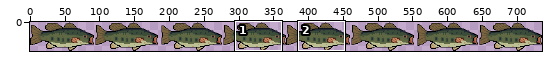
Sprite sheet -- src/main/resources/assets/player.png. The first picture is a wide view before the edit; the outline marks the close-up.
Close-up. Before the commit:
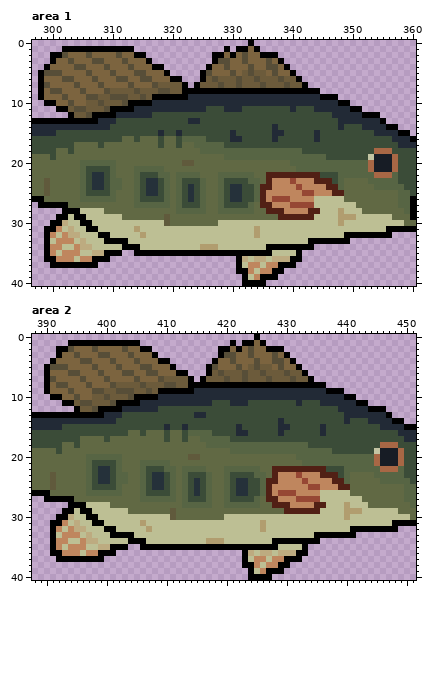
The file is 736x41 pixels. Colours within 5 levels of each other are drawn and written as one. Shown: area 1: x 297..360, y 0..40; area 2: x 388..451, y 0..40. The commit also changed other parts of the picture, which this record leaves out.
The result:
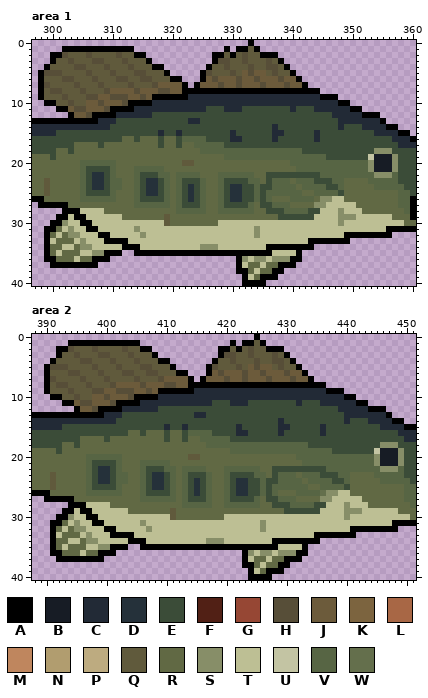
Palette (. is transparent): A #000000  B #171c25  C #222a36  D #25313a  E #3b4c38  F #512015  G #964734  H #574e38  J #6c5b3b  K #7c643f  L #a86745  M #bf865e  N #b19d6f  P #bdab80  Q #605a3c  R #616944  S #878e68  T #bdbf94  U #c3c4a3  V #576544  W #646f4c
Change:
Changed rows in their new state; - is an unchanged pixel.
Area 1:
first column x 299:
 1 ----------------------------------Q------
 2 ----QQQ-QQQQ-QQ---------------Q-Q-QQ-----
 3 --QQ-QQQ--QQQ-QQQ--------------QQ-QQQ-Q--
 4 -QQQQ--QQQ-QQQ-QQQ----------QQ-QQQ-QQ--Q-
 5 ---QQQQ-QQQ-QQQ--QQQ--------QQQ-Q----Q-QQ
 6 QQQ--QQQ-QQQ--QQ--QQQ--------------------
 7 -QQQQ-QQQ-QQQQ-QQQ-----------------------
 8 Q--QQQ-QQQ-------------------------------
 9 QQQ-QQQ----------------------------------
10 --QQ-QQ----------------------------------
first column x 300:
18 ------------------------------------------------------SSS-
19 ---------------------------------------------------------S
20 -----------------------------------------------------S---S
21 -----------------------------------------------------S---S
22 ------------------------------------EEEEEEEEEVVV------SSS-
23 ------------------------------------EVVVRVVVEEEV----------
24 -----------------------------------EEVVVVRVVVVEE----------
25 -----------------------------------EVVVVVVRRVVVVE---------
26 -----------------------------------EVRRRVVVVRSS-----------
27 -----------------------------------EEVVVRRRRSS------------
28 ------------------------------------EEEVVVVEE---S---------
29 --------------------------------------EEEEEE----SSS-------
30 --S---------------------------------------------S---------
31 -R-S----------S-------------------S-----------------------
32 R-RSS----------S------------------S-----------------------
33 -RRR-S----------------------------------------------------
34 RR--RSS------------------SSS------------------------------
35 R-RRR--SS-------------------------------------------------
36 -RRR-RR-------------------------S-SS-SSS------------------
37 ---------------------------------RR-RR--------------------
38 ---------------------------------R-RR---------------------
39 ----------------------------------R-----------------------
Area 2:
first column x 391:
 1 ----------------------------------Q------
 2 ----QQQ-QQQQ-QQ---------------Q-Q-QQ-----
 3 --QQ-QQQ--QQQ-QQQ--------------QQ-QQQ-Q--
 4 -QQQQ--QQQ-QQQ-QQQ----------QQ-QQQ-QQ--Q-
 5 ---QQQQ-QQQ-QQQ--QQQ--------QQQ-Q----Q-QQ
 6 QQQ--QQQ-QQQ--QQ--QQQ--------------------
 7 -QQQQ-QQQ-QQQQ-QQQ-----------------------
 8 Q--QQQ-QQQ-------------------------------
 9 QQQ-QQQ----------------------------------
10 --QQ-QQ----------------------------------
first column x 392:
18 ------------------------------------------------------SSS-
19 ---------------------------------------------------------S
20 -----------------------------------------------------S---S
21 -----------------------------------------------------S---S
22 ------------------------------------EEEEEEEEEVVV------SSS-
23 ------------------------------------EVVVRVVVEEEV----------
24 -----------------------------------EEVVVVRVVVVEE----------
25 -----------------------------------EVVVVVVRRVVVVE---------
26 -----------------------------------EVRRRVVVVWSS-----------
27 -----------------------------------EEVVVRRRRSS------------
28 ------------------------------------EEEVVVVEE---S---------
29 --------------------------------------EEEEEE----SSS-------
30 --S---------------------------------------------S---------
31 -R-S----------S-------------------S-----------------------
32 R-RSS----------S------------------S-----------------------
33 -RRR-S----------------------------------------------------
34 RR--RSS------------------SSS------------------------------
35 R-RRR--SS-------------------------------------------------
36 -RRR-RR-------------------------S-SS-SSS------------------
37 ---------------------------------RR-RR--------------------
38 ---------------------------------R-RR---------------------
39 ----------------------------------R-----------------------
